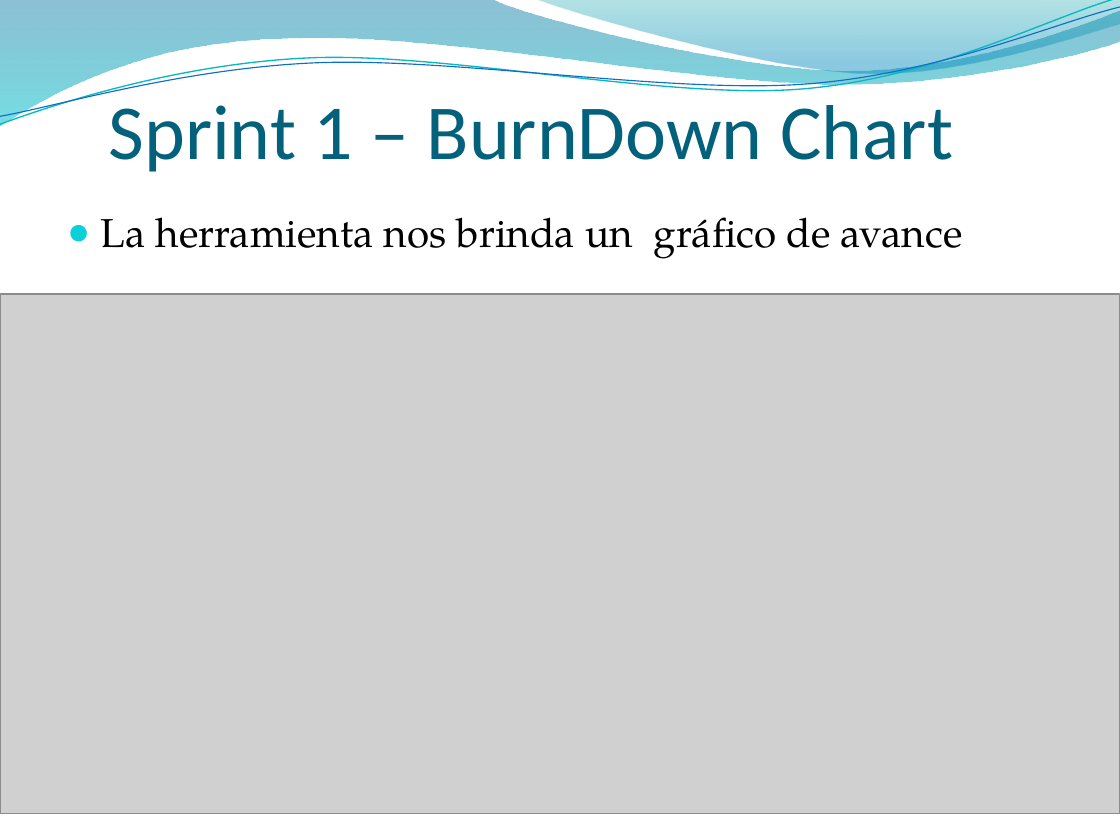
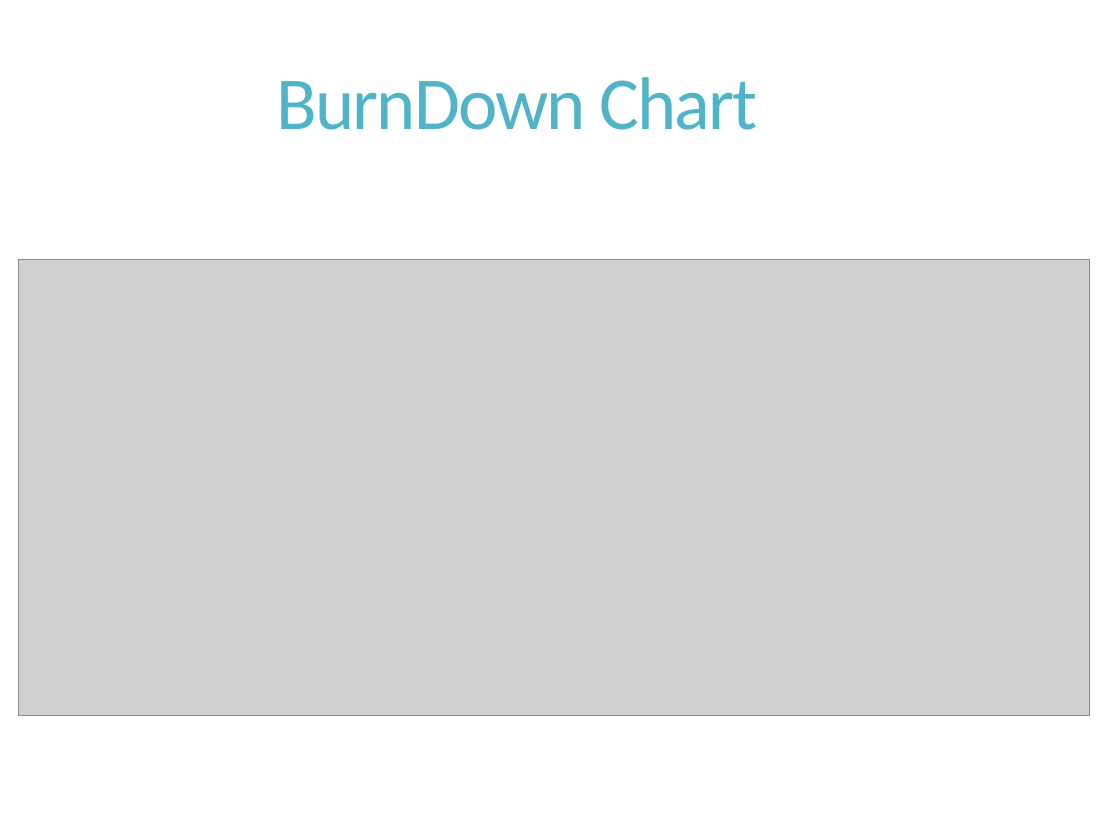
Before and after one commit to dschenkelman/a-malazan-wolvering, a slide deck: slide 4 of docs/Reuniones/Sprint 1/Sprint 1 - Formal/Presentacion.pptx (slide 6 before the commit). Drawn at 1120x840 pixels with LibreOffice and Linux fonts; fonts in the diff are those of the drawing; grey boxes stand for pictures; background and template pictures are left out. Boxes give left, top, right and bottom in pixels: in the first picture for what was removed or moved away, otherwise in the second. Text is boxed around its words. In the diff, an @@ line names an element or a change of style, - is before the commit and + after.

```diff
--- a/docs/Reuniones/Sprint 1/Sprint 1 - Formal/Presentacion.pptx
+++ b/docs/Reuniones/Sprint 1/Sprint 1 - Formal/Presentacion.pptx
@@ freeform shape removed at <box>0,0,1120,127</box> @@
@@ freeform shape removed at <box>0,0,1120,131</box> @@
@@ freeform shape removed at <box>0,7,1120,125</box> @@
@@ freeform shape removed at <box>536,0,1120,77</box> @@
@@ title "BurnDown Chart" at <box>277,77,757,130</box>: vertical alignment bottom to middle @@
@@ title at <box>277,77,757,130</box>: text changed; size 50 to 48 pt; text colour #04617B to #50B4C8 @@
-Sprint 1 – BurnDown Chart
+BurnDown Chart
@@ text removed at <box>101,217,963,259</box> @@
-● La herramienta nos brinda un gráfico de avance
@@ picture: place and size @@
-picture at <box>0,293,1120,813</box>
+picture at <box>19,259,1090,715</box>
```
Also in this commit, not shown: 5 other slides changed, 4 slides added, 8 slides removed.
